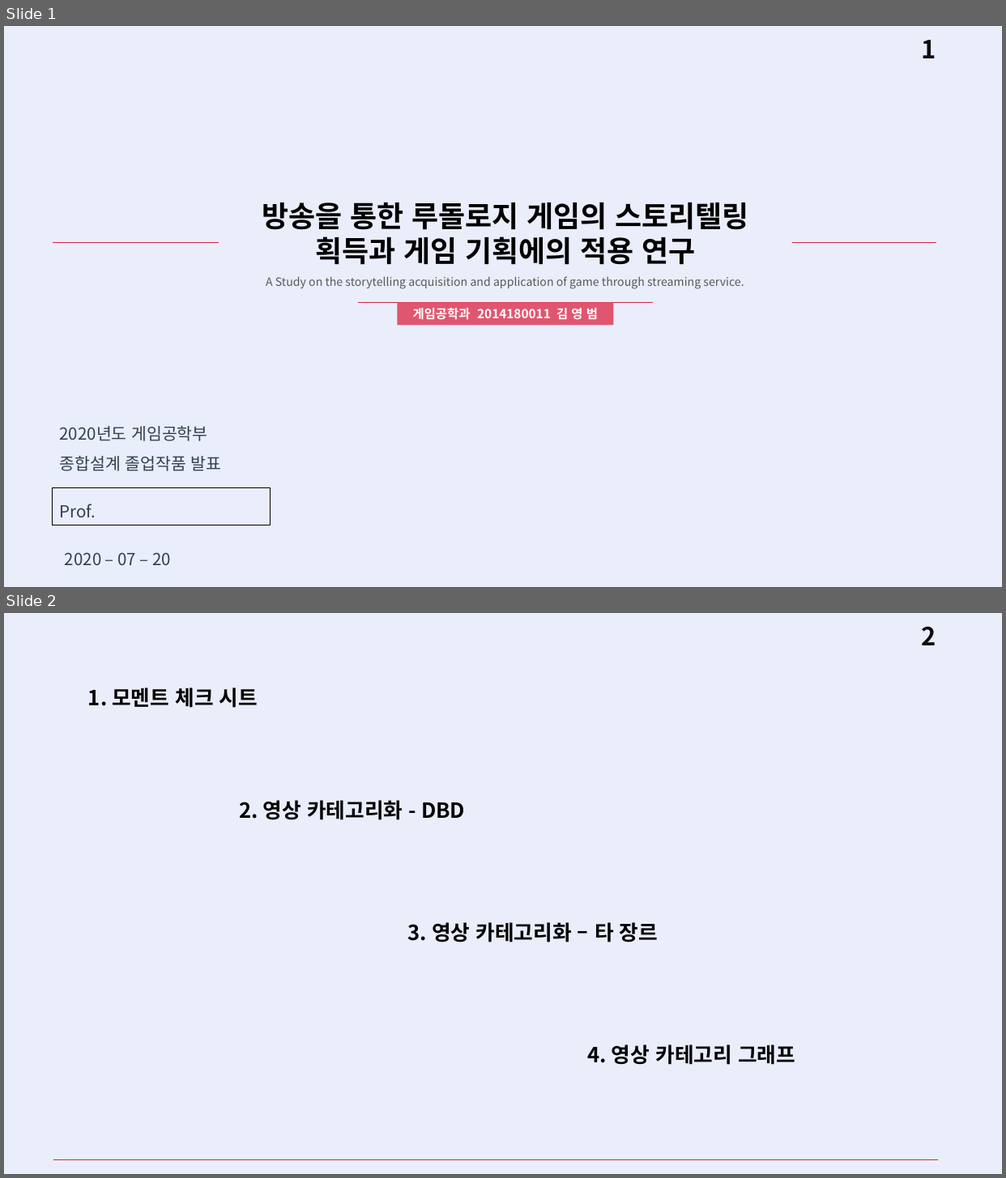
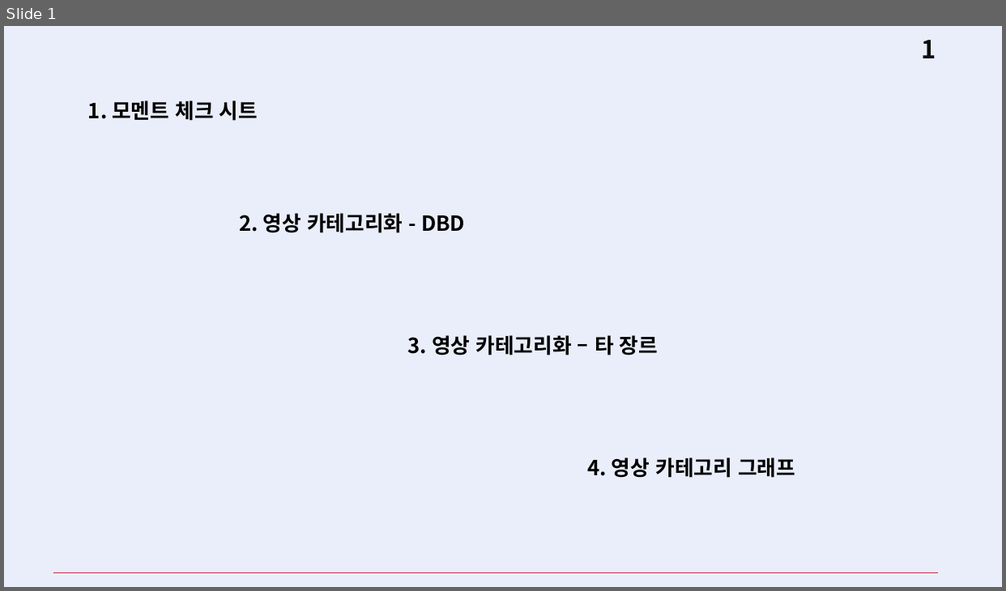
Before and after one commit to Bumizi/Thesis, a slide deck: 학회 제출본/게임 및 영상 분석 작업/5. 타 장르 분석/2. 시트지 기반 분석 PPT/200720_하계특훈_Tekken&Hearthstone&Overwatch.pptx. Shown one above the other, each under a label of ours: slides 1 and 2 before the commit, slide 1 after it. The pictures are 1006x1178 and 1006x591 pixels, drawn with LibreOffice and Linux fonts; fonts in the diff are those of the drawing. Boxes give left, top, right and bottom in pixels: in the first picture for what was removed or moved away, otherwise in the second. Text is boxed around its words. In the diff, an @@ line names an element or a change of style, - is before the commit and + after.

```diff
--- a/학회 제출본/게임 및 영상 분석 작업/5. 타 장르 분석/2. 시트지 기반 분석 PPT/200720_하계특훈_Tekken&Hearthstone&Overwatch.pptx
+++ b/학회 제출본/게임 및 영상 분석 작업/5. 타 장르 분석/2. 시트지 기반 분석 PPT/200720_하계특훈_Tekken&Hearthstone&Overwatch.pptx
@@ slide 1 removed at bbox=[4, 26, 1002, 587], background #EAEEFA; not listed: 1 template element that a slide beside it also shows @@
@@ text removed at bbox=[262, 203, 748, 289] @@
-방송을 통한 루돌로지 게임의 스토리텔링 획득과 게임 기획에의 적용 연구
-A Study on the storytelling acquisition and application of game through streaming service.
@@ line removed from (52, 242) to (937, 242) @@
@@ line removed from (358, 303) to (653, 303) @@
@@ rectangle removed at bbox=[397, 303, 613, 326] @@
-게임공학과 2014180011 김 영 범
@@ text removed at bbox=[60, 426, 222, 472] @@
-2020년도 게임공학부
-종합설계 졸업작품 발표
@@ rectangle removed at bbox=[52, 488, 270, 525] @@
-Prof.
@@ text removed at bbox=[65, 552, 171, 565] @@
-2020 – 07 – 20
@@ what was slide 2 is now slide 1 @@
@@ page number at bbox=[921, 40, 936, 58]: text changed @@
-2
+1
```
Also in this commit, not shown: 18 slides changed, 18 other files.
